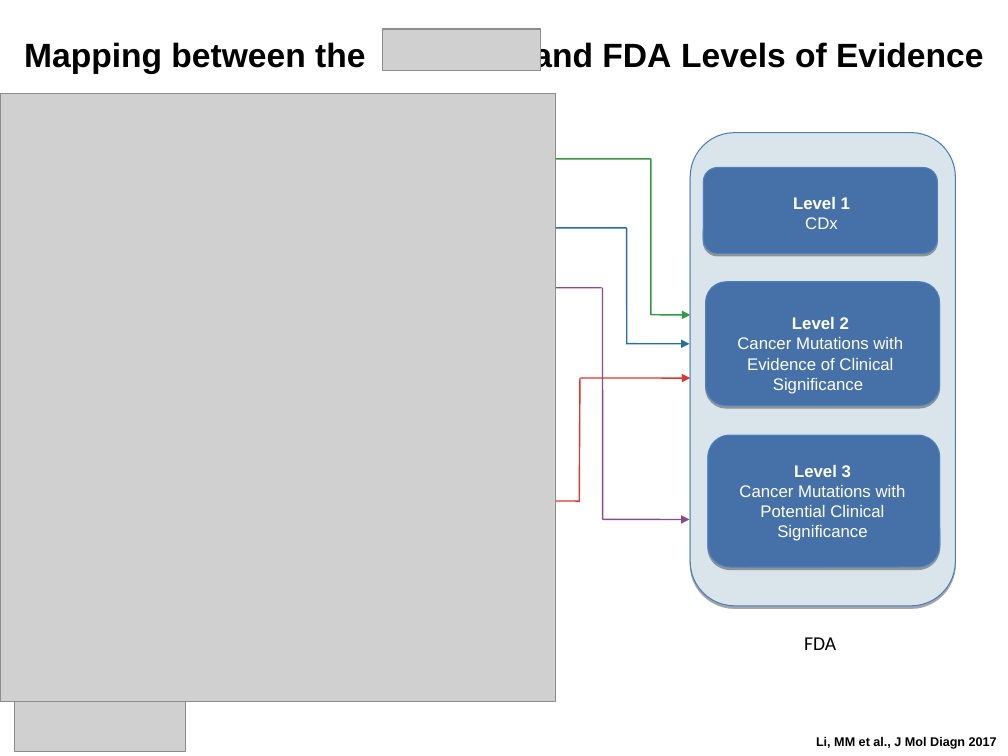
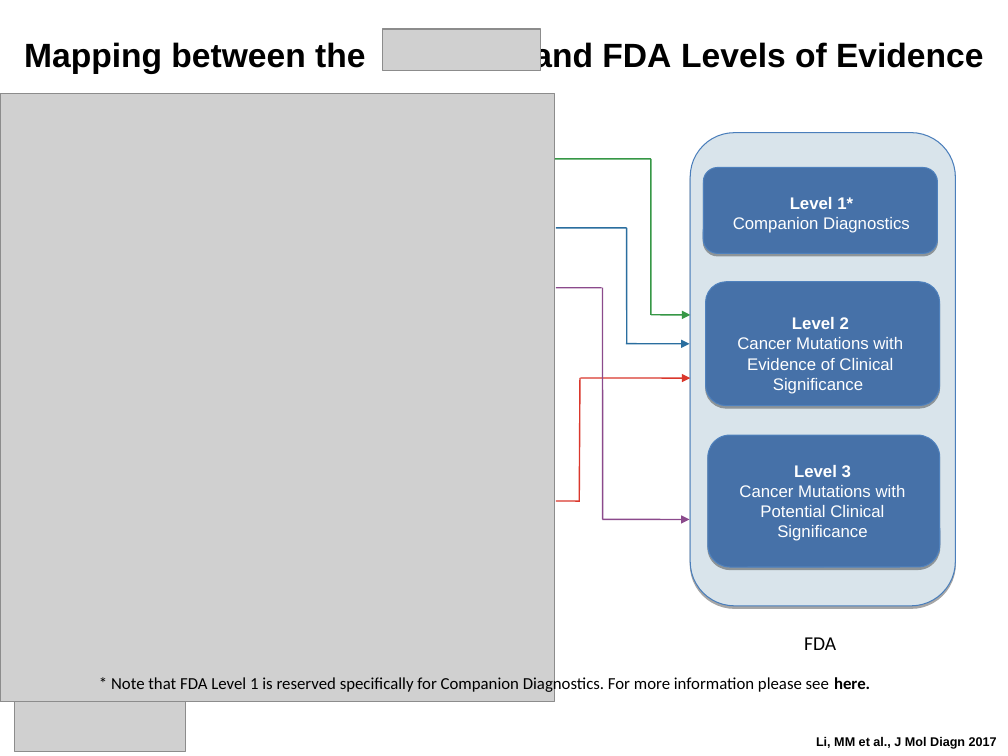
Before and after one commit to oncokb/oncokb-public, a slide deck: slide 1 of src/main/webapp/content/files/levelOfEvidence/FDA/Mapping_OncoKB_and_FDA_LOfE.ppt. Drawn at 1008x756 pixels with LibreOffice and Linux fonts; fonts in the diff are those of the drawing; grey boxes stand for pictures. Boxes give left, top, right and bottom in pixels: in the first picture for what was removed or moved away, otherwise in the second. Text is boxed around its words. In the diff, an @@ line names an element or a change of style, - is before the commit and + after.

```diff
--- a/src/main/webapp/content/files/levelOfEvidence/FDA/Mapping_OncoKB_and_FDA_LOfE.ppt
+++ b/src/main/webapp/content/files/levelOfEvidence/FDA/Mapping_OncoKB_and_FDA_LOfE.ppt
@@ text at box(733, 197, 910, 233): text changed; bold off @@
-Level 1
-CDx
+Level 1*
+Companion Diagnostics
@@ text added at box(111, 676, 870, 694), 12 pt, text #000000 @@
+* Note that FDA Level 1 is reserved specifically for Companion Diagnostics. For more information please see here.
```
Also in this commit, not shown: 6 other files.
